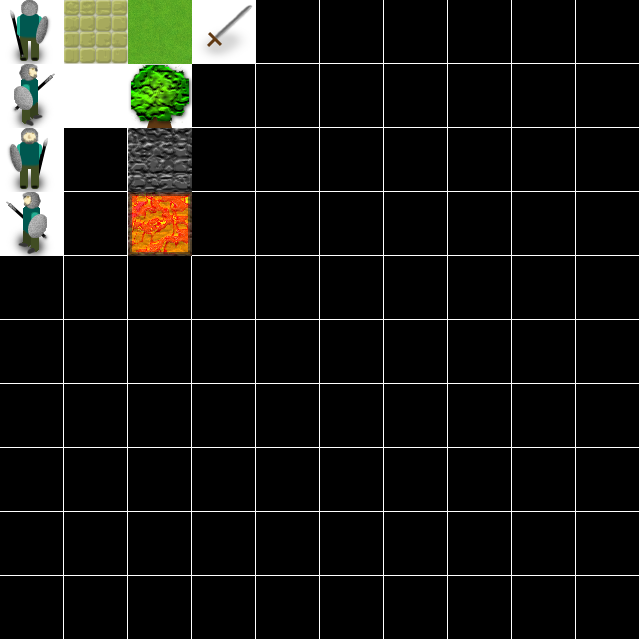
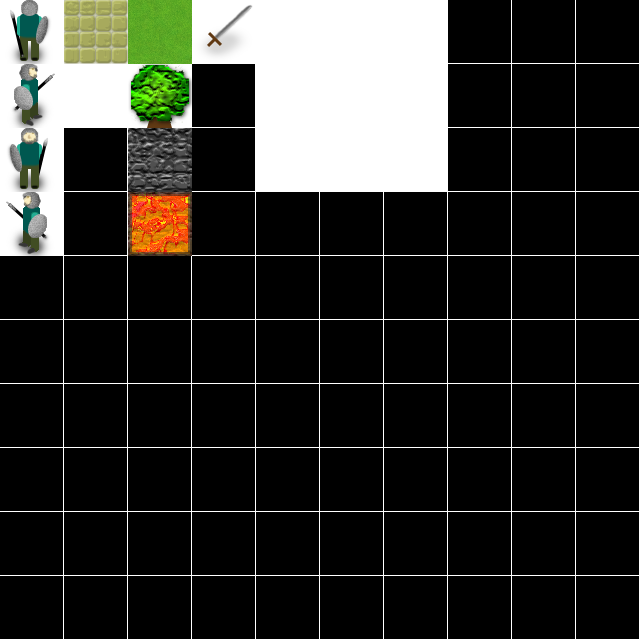
Layer changes from the first 640 × 640 image to the second:
painted on "Layer 2" over [256, 0, 447, 191]
